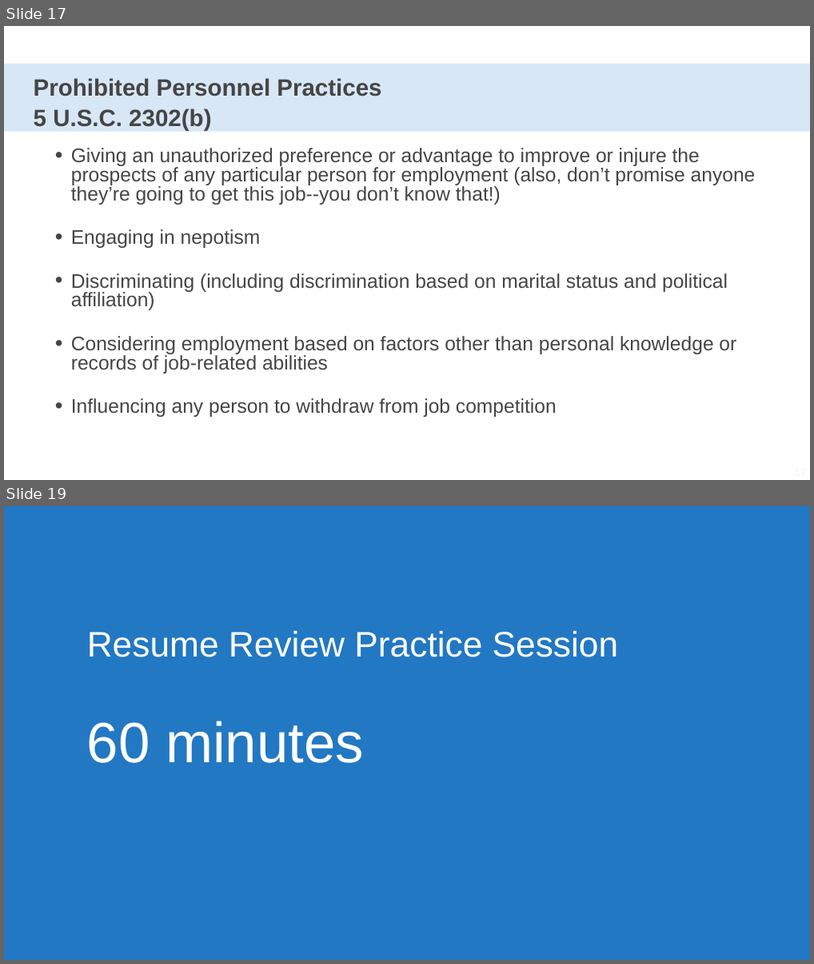
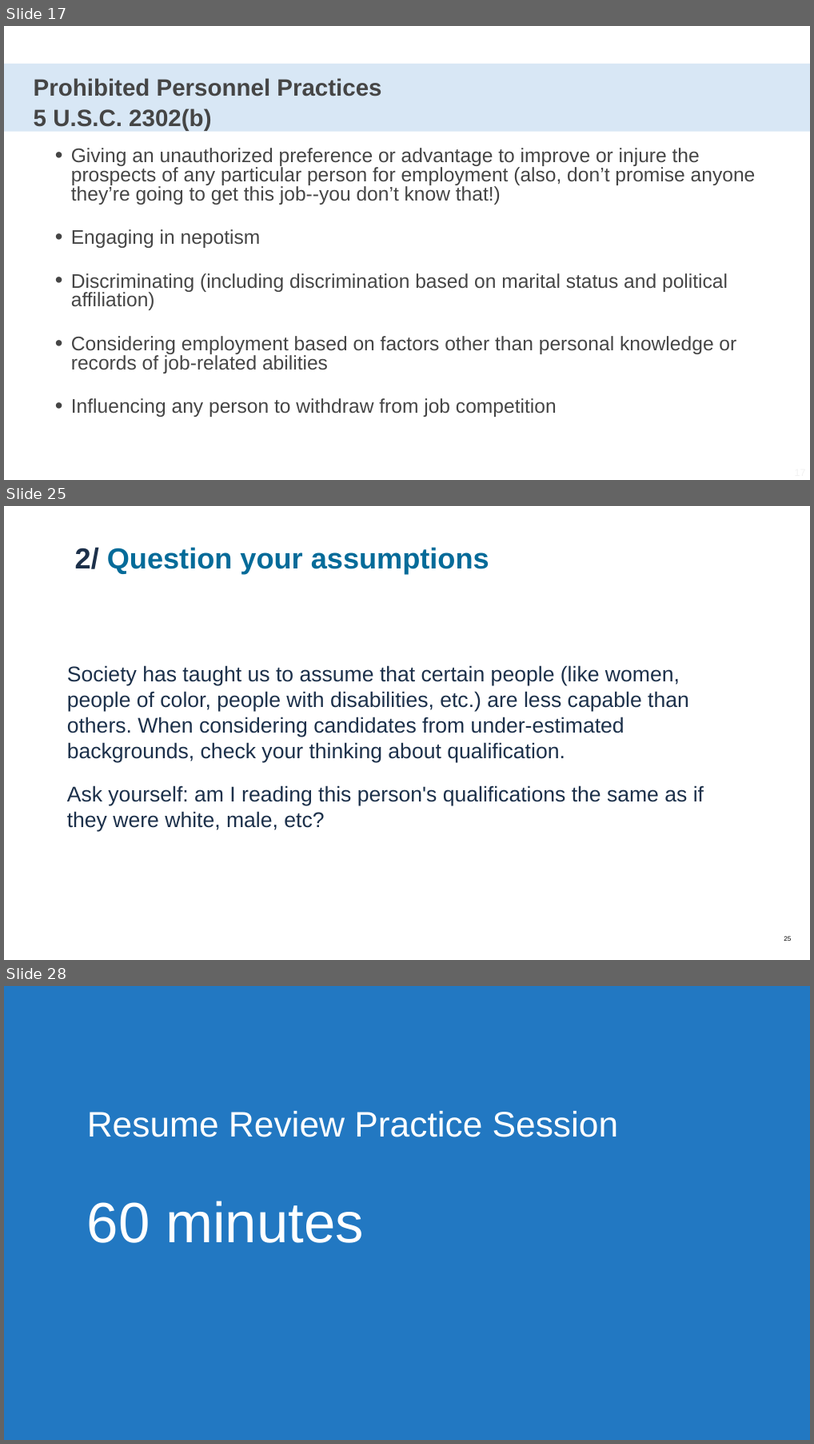
Before and after one commit to usds/SME-QA-Website, a slide deck: toolkit/reviewing-resumes/sme-training-resume-review.pptx. Shown one above the other, each under a label of ours: slides 17 and 19 before the commit, slides 17, 25 and 28 after it; the slides between them are not shown. The pictures are 814x964 and 814x1444 pixels, drawn with LibreOffice and Linux fonts; fonts in the diff are those of the drawing. Boxes give left, top, right and bottom in pixels: in the first picture for what was removed or moved away, otherwise in the second. Text is boxed around its words. In the diff, an @@ line names an element or a change of style, - is before the commit and + after.

```diff
--- a/toolkit/reviewing-resumes/sme-training-resume-review.pptx
+++ b/toolkit/reviewing-resumes/sme-training-resume-review.pptx
@@ slide 25 added at box(4, 506, 810, 960), background #FFFFFF @@
@@ title added at box(75, 547, 490, 573), 49 pt, text #046B99, bold @@
+2/ Question your assumptions
@@ text added at box(67, 665, 704, 831), 36 pt, text #1C304A @@
+Society has taught us to assume that certain people (like women, people of color, people with disabilities, etc.) are less capable than others. When considering candidates from under-estimated backgrounds, check your thinking about qualification.
+Ask yourself: am I reading this person's qualifications the same as if they were white, male, etc?
@@ page number added at box(784, 936, 791, 940), 11 pt, text #000000 @@
+25
@@ what was slide 19 is now slide 28 @@
```
Also in this commit, not shown: 1 slide changed, 9 other slides added, 1 slide removed, 1 other file.
